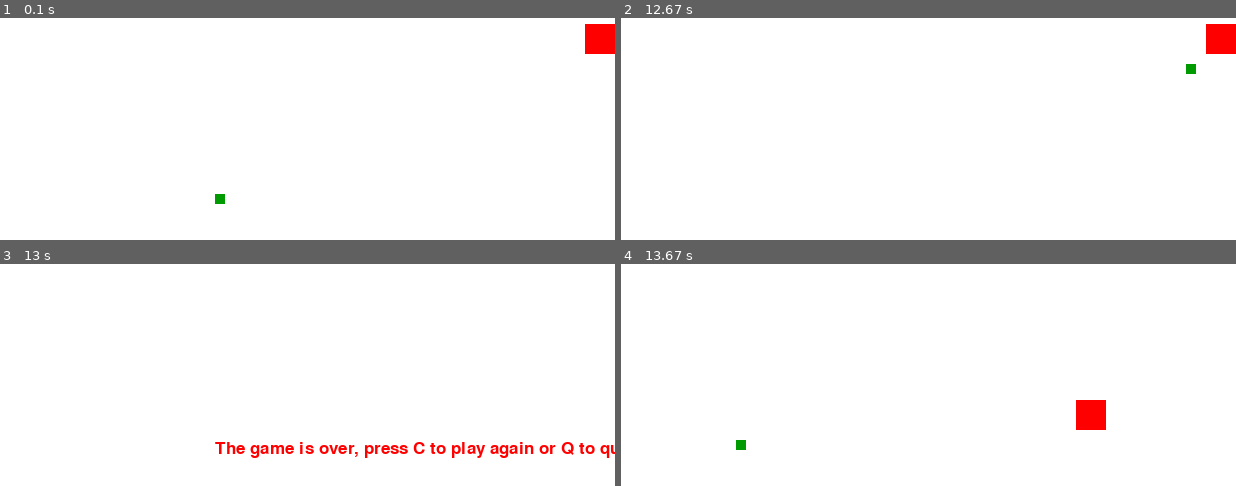
Above: before the commit, frames 1-4 (two rows, left to right).
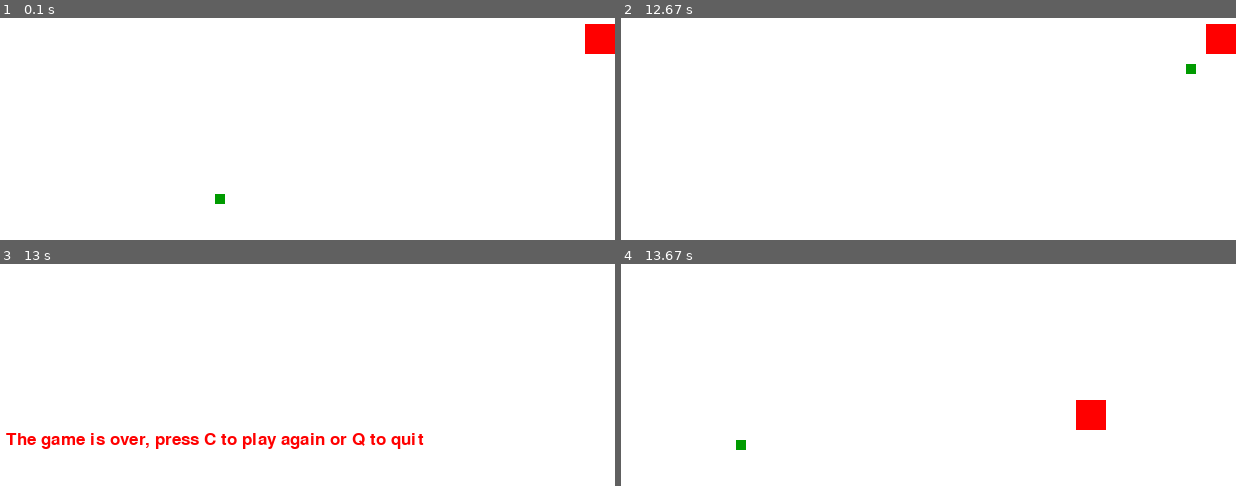
Above: after the commit, the same moments.

Repository: AmeliaLebioda/SNAKE-GAME
Game: pygame game, started from newpixel.py
The game is run twice, just before and just after one commit, with the same random seed, the same clock (stepped at 60 frames per second) and the same inputs.
Inputs:
- Up to frame 1 (0.1 s): no input
- Up to frame 2 (12.67 s): hold Up 0.33-0.8 s; hold Right 0.83-1.47 s; hold Down 1.5-1.87 s; hold Left 1.9-2.37 s; hold Right 2.4-2.87 s; hold Up 2.9-3.2 s; hold Right 3.23-3.7 s; hold Left 3.73-4.27 s; hold Down 4.3-4.6 s; hold Left 4.63-5.03 s; hold Up 5.07-5.43 s; hold Right 5.47-6.1 s; hold Down 6.13-6.5 s; hold Left 6.53-7 s; hold Right 7.03-7.5 s; hold Up 7.53-7.83 s; hold Right 7.87-8.33 s; hold Left 8.37-8.9 s; hold Down 8.93-9.23 s; hold Left 9.27-9.67 s; hold Up 9.7-10.07 s; hold Right 10.1-10.73 s; hold Down 10.77-11.13 s; hold Left 11.17-11.63 s; hold Right 11.67-12.13 s; hold Up 12.17-12.47 s; hold Right from 12.5 s (still down)
- Up to frame 3 (13 s): release Right at 12.97 s
- Up to frame 4 (13.67 s): tap C at 13 s; hold Left from 13.33 s (still down)

Frames 1-2 are identical in both runs. In frame 3, 3.5% of the frame differs, in the area x 0-100%, y 76-88%; in frame 4, nothing differs.

Commit message:
centering txt

Diff:
--- a/newpixel.py
+++ b/newpixel.py
@@ -20,10 +20,16 @@
 FPS =30
 
 font = pygame.font.SysFont(None, 25)
+def text_objects(text, color):
+    textSurface=font.render(text, True, color)
+    return textSurface, textSurface.get_rect()
 
 def message_to_screen(msg,color):
-    screen_text = font.render(msg, True, color)
-    gameDisplay.blit(screen_text, [display_width/2,display_height/2])
+    textSurf, textRect = text_objects(msg, color)
+    textRect.center = (display_width/2,display_height/2)
+    gameDisplay.blit(textSurf, textRect)
+    ##screen_text = font.render(msg, True, color)
+    ##gameDisplay.blit(screen_text, [display_width/2,display_height/2])
 
 def snake(block_size, snakelist):
     for XnY in snakelist:
@@ -54,6 +60,10 @@
             pygame.display.update()
 
             for event in pygame.event.get():
+                if event.type == pygame.QUIT:
+                    gameExit==True
+                    gameOver==False
+
                 if event.type == pygame.KEYDOWN:
                     if event.key == pygame.K_q:
                         gameExit = True
